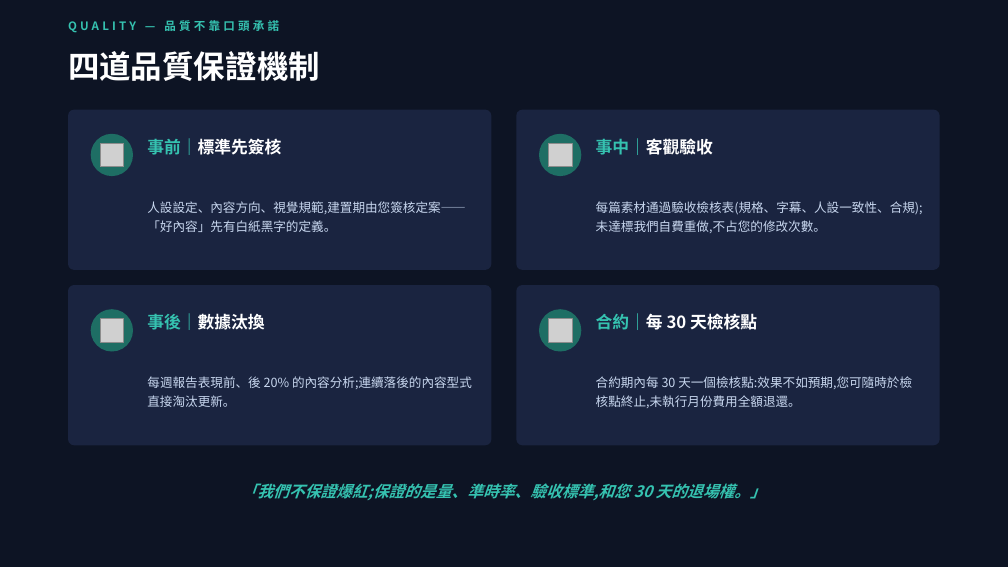
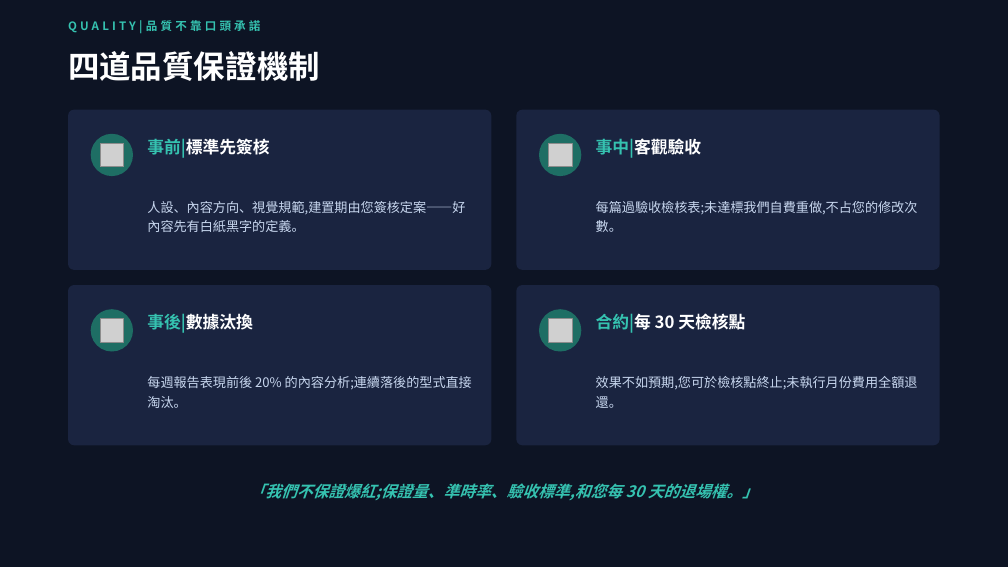
Before and after one commit to pennyhuang-oss/Virtual_KOL_Studio, a slide deck: slide 12 of business/數位人KOL-對外提案簡報.pptx (slide 11 before the commit). Drawn at 1008x567 pixels with LibreOffice and Linux fonts; fonts in the diff are those of the drawing; grey boxes stand for pictures. Boxes give left, top, right and bottom in pixels: in the first picture for what was removed or moved away, otherwise in the second. Text is boxed around its words. In the diff, an @@ line names an element or a change of style, - is before the commit and + after.

```diff
--- a/business/數位人KOL-對外提案簡報.pptx
+++ b/business/數位人KOL-對外提案簡報.pptx
@@ text at [80, 20, 260, 33]: text changed @@
-QUALITY — 品質不靠口頭承諾
+QUALITY|品質不靠口頭承諾
@@ text at [147, 138, 269, 158]: text changed @@
-事前｜標準先簽核
+事前|標準先簽核
@@ text at [596, 138, 701, 158]: text changed @@
-事中｜客觀驗收
+事中|客觀驗收
@@ text at [147, 201, 465, 232]: text changed; size 12 to 12.5 pt @@
-人設設定、內容方向、視覺規範,建置期由您簽核定案——「好內容」先有白紙黑字的定義。
+人設、內容方向、視覺規範,建置期由您簽核定案——好內容先有白紙黑字的定義。
@@ text at [596, 201, 918, 232]: text changed; size 12 to 12.5 pt @@
-每篇素材通過驗收檢核表(規格、字幕、人設一致性、合規);未達標我們自費重做,不占您的修改次數。
+每篇過驗收檢核表;未達標我們自費重做,不占您的修改次數。
@@ text at [147, 313, 253, 333]: text changed @@
-事後｜數據汰換
+事後|數據汰換
@@ text at [596, 313, 745, 333]: text changed @@
-合約｜每 30 天檢核點
+合約|每 30 天檢核點
@@ text at [147, 376, 472, 408]: text changed; size 12 to 12.5 pt @@
-每週報告表現前、後 20% 的內容分析;連續落後的內容型式直接淘汰更新。
+每週報告表現前後 20% 的內容分析;連續落後的型式直接淘汰。
@@ text at [596, 376, 918, 408]: text changed; size 12 to 12.5 pt @@
-合約期內每 30 天一個檢核點:效果不如預期,您可隨時於檢核點終止,未執行月份費用全額退還。
+效果不如預期,您可於檢核點終止;未執行月份費用全額退還。
@@ text at [250, 483, 758, 500]: text changed @@
-「我們不保證爆紅;保證的是量、準時率、驗收標準,和您 30 天的退場權。」
+「我們不保證爆紅;保證量、準時率、驗收標準,和您每 30 天的退場權。」
```
Also in this commit, not shown: 14 other slides changed, 1 slide added, 2 other files.
